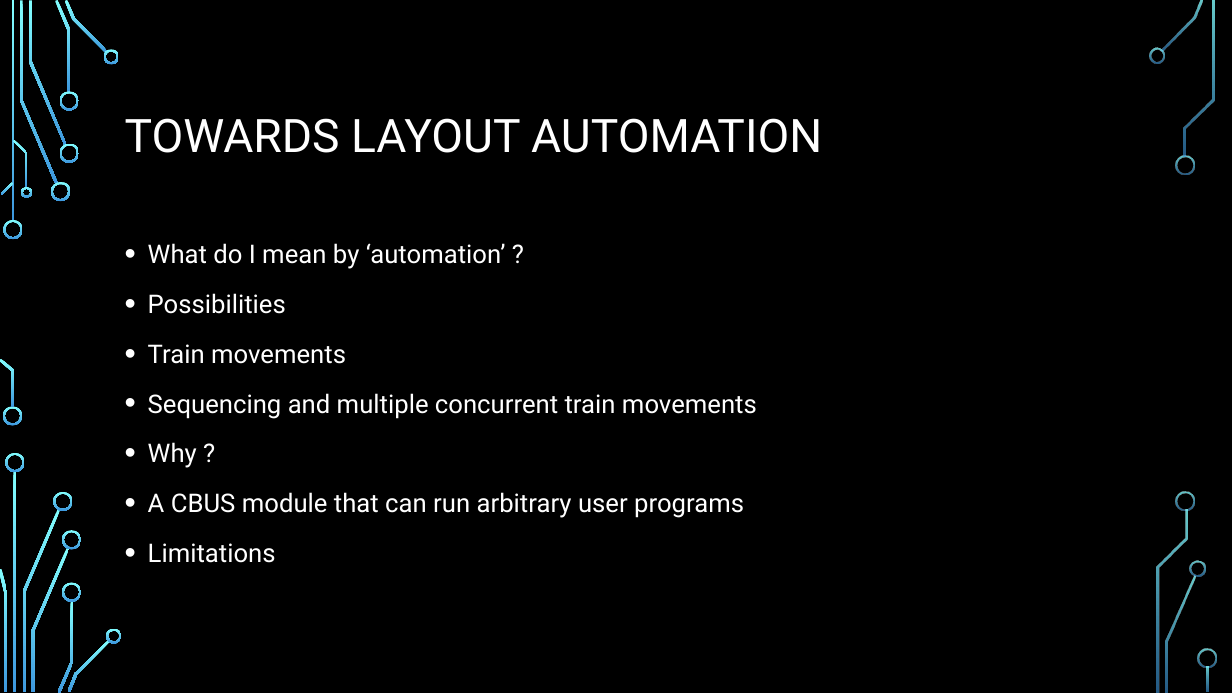
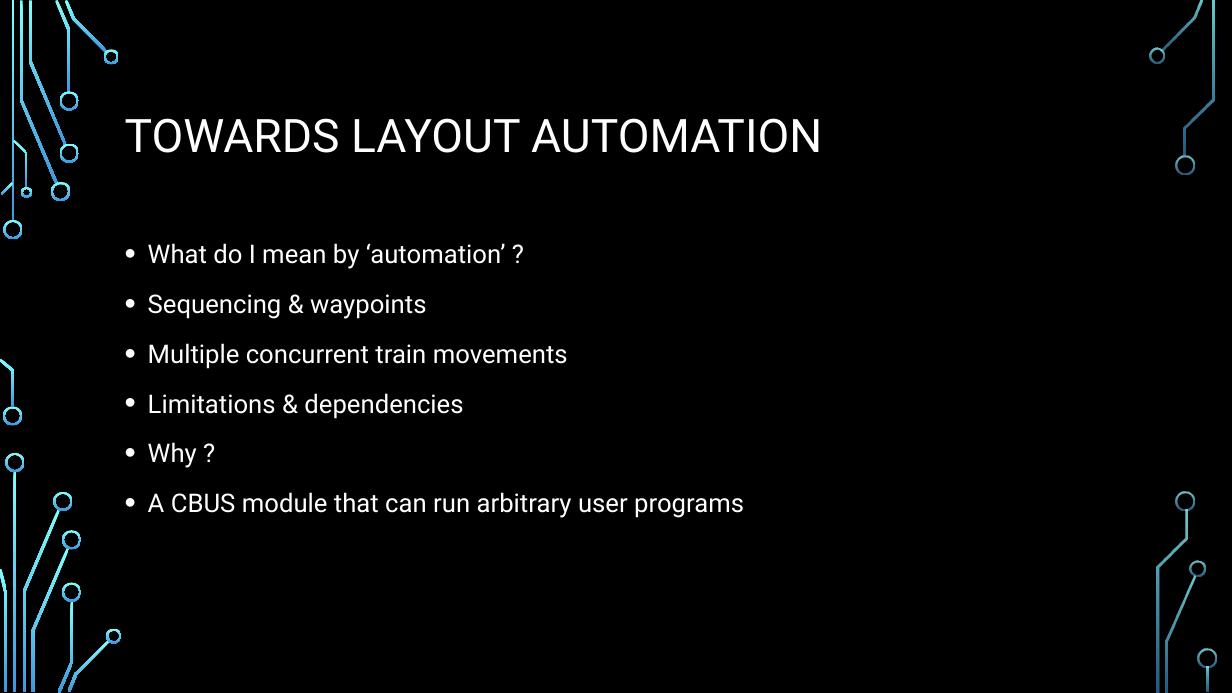
Before and after one commit to obdevel/CBUS-MicroPython-RP-Pico, a slide deck: slide 12 of Micropython Pico SIG presentation 0 1.pptx. Drawn at 1232x693 pixels with LibreOffice and Linux fonts; fonts in the diff are those of the drawing; background and template pictures are left out. Boxes give left, top, right and bottom in pixels: in the first picture for what was removed or moved away, otherwise in the second. Text is boxed around its words. In the diff, an @@ line names an element or a change of style, - is before the commit and + after.

```diff
--- a/Micropython Pico SIG presentation 0 1.pptx
+++ b/Micropython Pico SIG presentation 0 1.pptx
@@ text at [148, 294, 568, 419]: text changed @@
-• Possibilities
-• Train movements
-• Sequencing and multiple concurrent train movements
+• Sequencing & waypoints
+• Multiple concurrent train movements
+• Limitations & dependencies
@@ text at [148, 543, 276, 563]: paragraph removed @@
-• Limitations
```
Also in this commit, not shown: 3 other slides changed.
